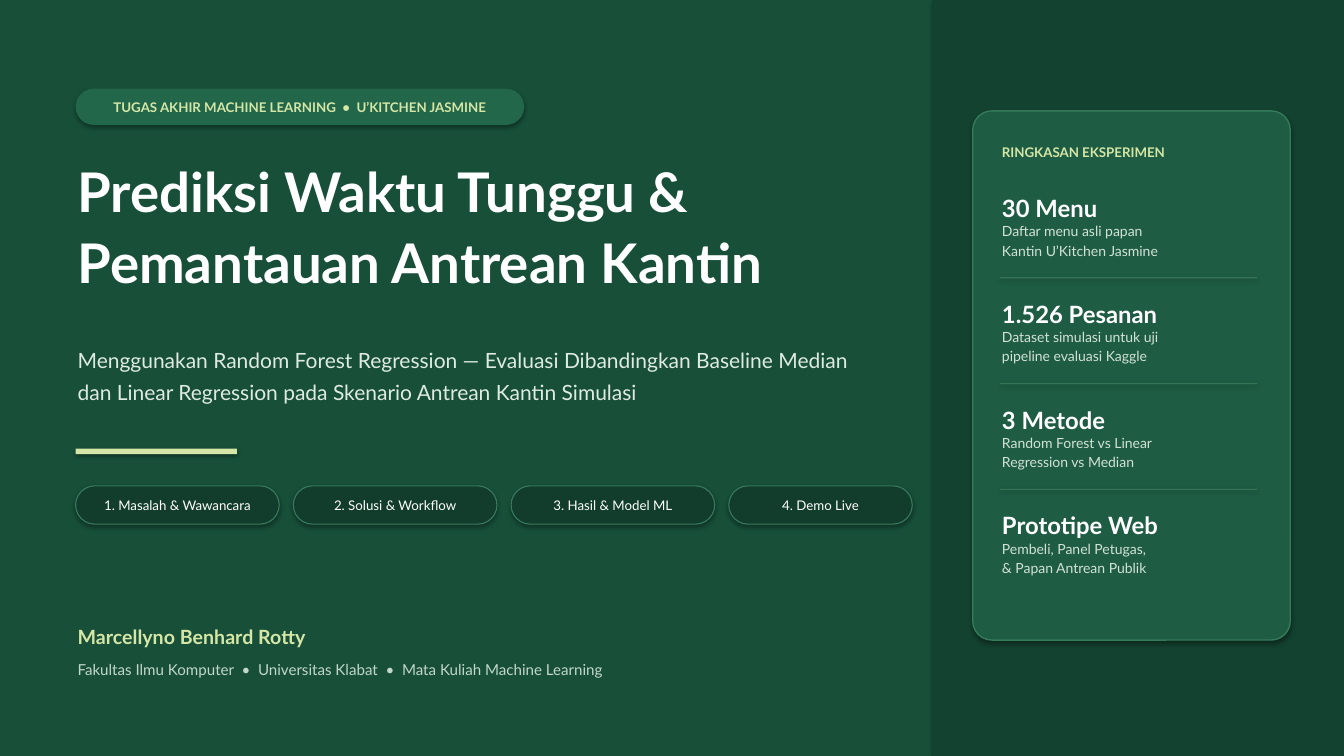
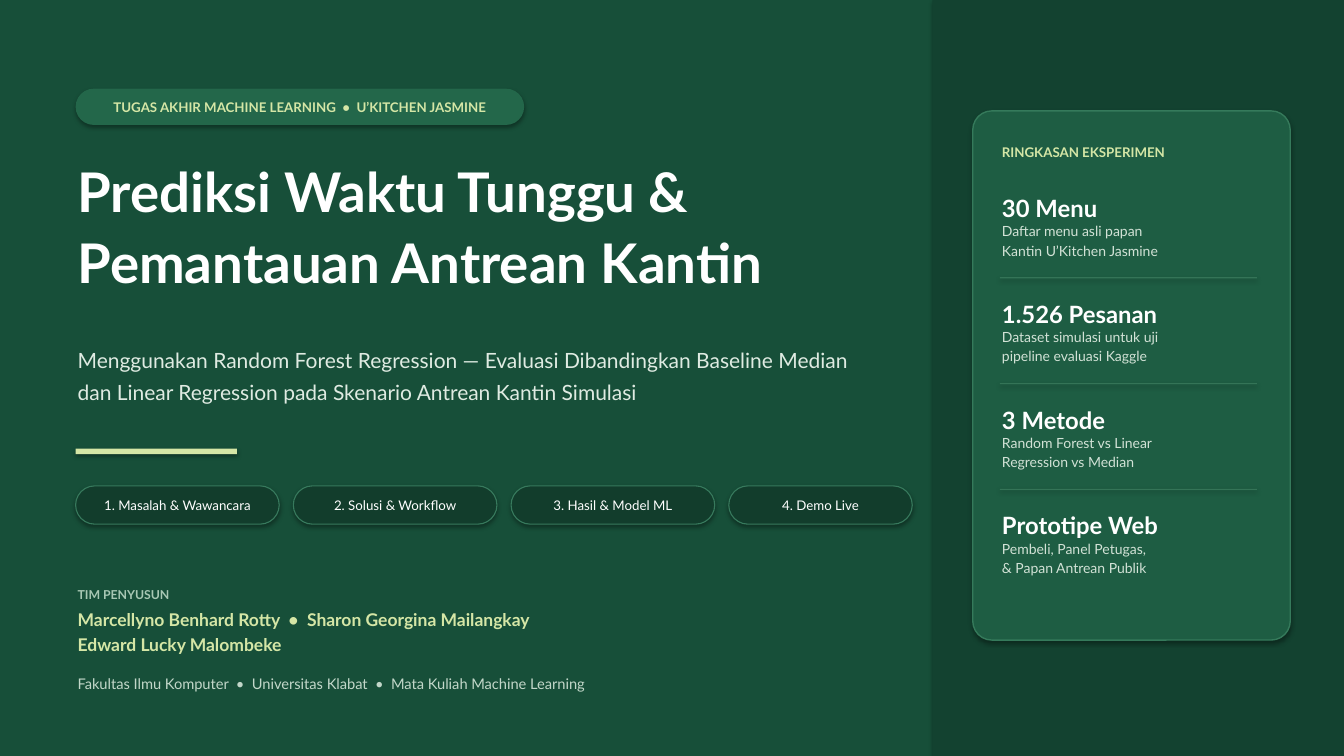
Before and after one commit to xenonnnn222/Prediksi-Waktu-Tunggu-dan-Pemantauan-Antrean-Pesanan-Kantin-Menggunakan-Random-Forest-Regression, a slide deck: slide 1 of Presentasi_ML_Kantin_UKitchen_Jasmine.pptx. Drawn at 1344x756 pixels with LibreOffice and Linux fonts; fonts in the diff are those of the drawing. Boxes give left, top, right and bottom in pixels: in the first picture for what was removed or moved away, otherwise in the second. Text is boxed around its words. In the diff, an @@ line names an element or a change of style, - is before the commit and + after.

Commit message:
docs: lengkapi nama ketiga anggota tim pada README dan slide presentasi

```diff
--- a/Presentasi_ML_Kantin_UKitchen_Jasmine.pptx
+++ b/Presentasi_ML_Kantin_UKitchen_Jasmine.pptx
@@ text added at bbox=[78, 590, 169, 599], 8.8 pt, text #A8C8B4, bold @@
+TIM PENYUSUN
@@ text at bbox=[78, 613, 530, 654]: text changed; size 14 to 12.5 pt @@
-Marcellyno Benhard Rotty
+Marcellyno Benhard Rotty • Sharon Georgina Mailangkay
+Edward Lucky Malombeke
@@ text "Fakultas Ilmu Komputer • Universitas ...": place and size @@
-text "Fakultas Ilmu Komputer • Universitas ..." at bbox=[78, 664, 602, 678]
+text "Fakultas Ilmu Komputer • Universitas ..." at bbox=[78, 678, 585, 692]
@@ text "Fakultas Ilmu Komputer • Universitas ..." at bbox=[78, 678, 585, 692]: size 10.8 to 10.5 pt @@
```
Also in this commit, not shown: 1 other file.
